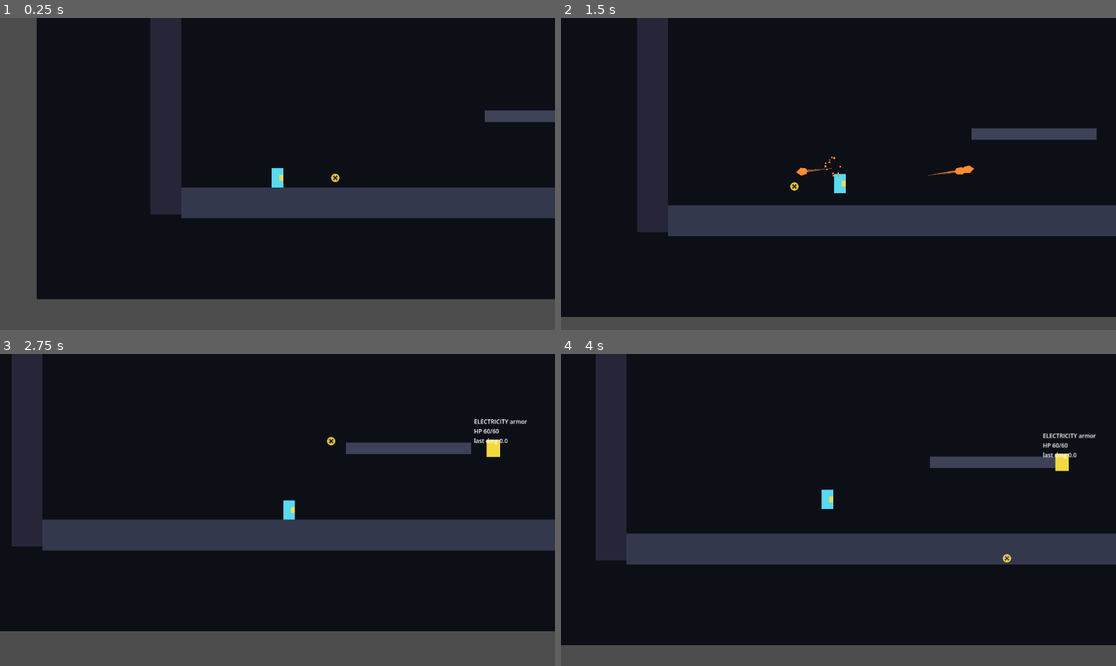
Above: before the commit, frames 1-4 (two rows, left to right).
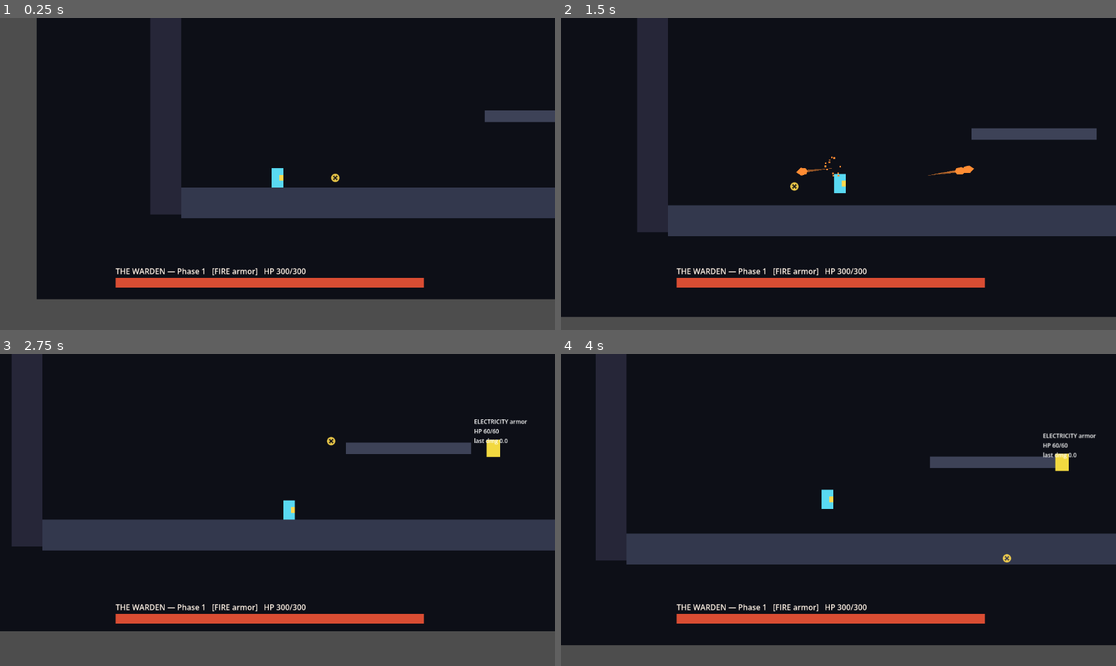
Above: after the commit, the same moments.

Repository: lordiwa/mageRage
Game: Godot game, scene res://levels/sector_01.tscn
The game is run twice, just before and just after one commit, with the same random seed, the same clock (stepped at 60 frames per second) and the same inputs.
Inputs (mouse positions are in pixels of both pictures, inside the frame that each line leads up to):
- Up to frame 1 (0.25 s): no input
- Up to frame 2 (1.5 s): tap Enter at 0.5 s; move the mouse to (960, 158) at 0.52 s; hold D (move_right) 0.53-1.25 s; tap E (cast_primary) at 0.6 s; click (960, 158) at 0.67 s; tap Space (jump) at 0.77 s; drag from (727, 189) to (927, 186) at 1.27 s
- Up to frame 3 (2.75 s): move the mouse to (333, 441) at 2.02 s; hold D (move_right) from 2.03 s (still down); tap Shift (dash) at 2.1 s
- Up to frame 4 (4 s): release D (move_right) at 2.75 s; drag from (810, 572) to (672, 463) at 2.77 s; move the mouse to (1005, 556) at 3.52 s; hold A (move_left) from 3.53 s (still down); tap 2 (element_2) at 3.6 s; tap Space (jump) at 3.77 s

The runs differ from the first frame. In frame 1, 2.1% of the frame differs, in the area x 20-77%, y 80-87%; in frame 2, 2.1%; in frame 3, 2.1%; in frame 4, 2.1%.

Commit message:
feat(TASK-029): wire Warden as sector boss + sector victory (M1 loop close)
Integrate the reused DD-010 Warden into sector_01 as the END-OF-SECTOR boss,
closing the M1 loop start -> gates -> boss -> victory in the single sector build.

- Warden: add a dormant flag (default false, arena unchanged). A dormant boss
  reports no aggro and never attacks, so the FSM stays in Patrol and it does not
  chase/fire across the level. activate() (idempotent, one-way) wakes it and
  resets the attack timer so the fight opens with a fresh telegraph.
- Sector01: instance the Warden dormant in the boss room + reuse the DD-010
  BossHUD bound to it. A Player-only, idempotent BossRoomTrigger.body_entered
  handler starts the encounter exactly once and wakes the boss; the Warden's
  defeated signal latches a SECTOR victory state and emits sector_victory.
  is_encounter_started()/is_victory()/warden() expose it for the HUD and tests.
- Death->respawn already points at the sector PlayerSpawn (DD-009): _ready snaps
  the hero to the marker and records it as the respawn anchor; a test pins this.

Tests: deterministic unit coverage (trigger starts/idempotent/player-only,
dormancy, defeat -> sector victory + signal, DD-009 respawn, BossHUD binding)
plus a suite-safe real-physics reachability test (held-axis input only) that
flies the hero over the flight-only boss-wall gap into the real trigger and
asserts the encounter starts. Renamed the started-state query to
is_encounter_started() to avoid the GDScript signal/method namespace clash.

Co-Authored-By: Claude Opus 4.8 (1M context) <noreply@anthropic.com>

Diff:
--- a/levels/sector_01.tscn
+++ b/levels/sector_01.tscn
@@ -7,6 +7,8 @@
 [ext_resource type="Script" path="res://scripts/ui/debug_hud.gd" id="5_hud"]
 [ext_resource type="PackedScene" uid="uid://b8mageragegate" path="res://scenes/elemental_gate.tscn" id="6_gate"]
 [ext_resource type="PackedScene" uid="uid://b8mageragezone" path="res://scenes/anti_magic_zone.tscn" id="7_zone"]
+[ext_resource type="PackedScene" uid="uid://b8mageragewrdn" path="res://scenes/warden.tscn" id="8_warden"]
+[ext_resource type="Script" path="res://scripts/ui/boss_hud.gd" id="9_bosshud"]
 
 [sub_resource type="RectangleShape2D" id="Rect_floor"]
 size = Vector2(4200, 64)
@@ -180,6 +182,10 @@
 [node name="Player" parent="." instance=ExtResource("1_player")]
 position = Vector2(200, 288)
 
+[node name="Warden" parent="." instance=ExtResource("8_warden")]
+position = Vector2(3760, 280)
+dormant = true
+
 [node name="Enemies" type="Node2D" parent="."]
 
 [node name="EmpireDrone" parent="Enemies" instance=ExtResource("3_drone")]
@@ -204,3 +210,41 @@
 offset_bottom = 96.0
 theme_override_colors/font_color = Color(0.9, 0.95, 1, 1)
 text = "STATE: —"
+
+[node name="BossHUD" type="CanvasLayer" parent="."]
+script = ExtResource("9_bosshud")
+boss_path = NodePath("../Warden")
+bar_fill_path = NodePath("BarFill")
+bar_label_path = NodePath("BarLabel")
+victory_label_path = NodePath("VictoryLabel")
+
+[node name="BarTrack" type="ColorRect" parent="BossHUD"]
+offset_left = 240.0
+offset_top = 540.0
+offset_right = 880.0
+offset_bottom = 560.0
+color = Color(0.05, 0.05, 0.08, 0.7)
+
+[node name="BarFill" type="ColorRect" parent="BossHUD"]
+offset_left = 240.0
+offset_top = 540.0
+offset_right = 880.0
+offset_bottom = 560.0
+color = Color(0.85, 0.3, 0.2, 1)
+
+[node name="BarLabel" type="Label" parent="BossHUD"]
+offset_left = 240.0
+offset_top = 514.0
+offset_right = 900.0
+offset_bottom = 538.0
+theme_override_colors/font_color = Color(1, 0.95, 0.9, 1)
+text = "THE WARDEN"
+
+[node name="VictoryLabel" type="Label" parent="BossHUD"]
+offset_left = 420.0
+offset_top = 250.0
+offset_right = 700.0
+offset_bottom = 320.0
+theme_override_colors/font_color = Color(1, 0.95, 0.5, 1)
+theme_override_font_sizes/font_size = 48
+text = "SECTOR CLEAR"
--- a/scripts/enemies/warden.gd
+++ b/scripts/enemies/warden.gd
@@ -18,6 +18,14 @@
 @export var max_health: float = 300.0
 @export var aggro_range: float = 9999.0    # arena boss: always engaged once seen
 @export var attack_range: float = 9999.0   # whole arena is in range (it's a duel)
+
+## TASK-029 sector integration: when instanced into the connected sector (sector_01)
+## the Warden is placed DORMANT so it cannot chase/fire across the whole level while
+## the hero is still traversing the gates — it only engages once the boss-room trigger
+## activates it. Defaults to FALSE so the standalone arena (arena.tscn) is unchanged: a
+## bare/arena Warden is awake from the start. A dormant Warden reports no aggro and
+## never attacks (the FSM stays in Patrol) until activate() flips this off.
+@export var dormant: bool = false
 
 ## Per-phase attack cadence (seconds between shots). P3 is faster (DD-010: "more
 ## rapid"). Indexed by phase-1 (0,1,2). Slow (DD-009) divides the effective rate.
@@ -247,6 +255,10 @@
 	return global_position.distance_to(target.global_position)
 
 func player_in_aggro_range() -> bool:
+	# TASK-029: a dormant (sector-placed, un-triggered) boss never sees the player, so
+	# the FSM stays in Patrol and it doesn't chase across the level.
+	if dormant:
+		return false
 	return DroneAi.in_aggro_range(_distance_to_target(), aggro_range)
 
 ## Chase -> Attack gate: in range AND cooldown ready (slow-adjusted, per phase). A
@@ -255,6 +267,9 @@
 func can_attack() -> bool:
 	if _won:
 		return false
+	# TASK-029: a dormant boss never fires (it hasn't been triggered yet).
+	if dormant:
+		return false
 	if not DroneAi.in_aggro_range(_distance_to_target(), attack_range):
 		return false
 	return DroneAi.cooldown_ready(_time_since_attack, phase_cooldown() / speed_multiplier())
@@ -273,6 +288,19 @@
 
 func is_defeated() -> bool:
 	return _won
+
+## TASK-029: true while the boss is placed-but-not-yet-triggered (sector integration).
+func is_dormant() -> bool:
+	return dormant
+
+## TASK-029: wake the boss so the encounter begins (the boss-room trigger calls this).
+## Idempotent and one-way — re-calling is harmless; a defeated boss stays defeated.
+## Resets the attack timer so the fight opens with a fresh telegraph, not a free shot.
+func activate() -> void:
+	if not dormant:
+		return
+	dormant = false
+	_time_since_attack = 0.0
 
 func begin_telegraph() -> void:
 	_telegraphing = true
--- a/scripts/levels/sector_01.gd
+++ b/scripts/levels/sector_01.gd
@@ -17,6 +17,19 @@
 @onready var _player: Node2D = get_node_or_null("Player")
 @onready var _player_spawn: Marker2D = get_node_or_null("PlayerSpawn")
 
+## TASK-029 boss/victory state. `_encounter_started` latches the Warden fight ON the
+## first time the hero enters the boss-room trigger (idempotent — re-entry is a no-op).
+## `_victory` latches the SECTOR win when the reused DD-010 Warden emits `defeated`,
+## closing the M1 loop (start -> gates -> boss -> victory) in this single sector build.
+var _encounter_started := false
+var _victory := false
+
+## Emitted once when the hero reaches the boss room and the Warden encounter begins —
+## lets the HUD / future tickets react with loose coupling.
+signal encounter_started
+## Emitted once when the Warden is defeated and the SECTOR victory state is reached.
+signal sector_victory
+
 
 func _ready() -> void:
 	# Snap the hero to the spawn marker so the designer can reposition PlayerSpawn in
@@ -25,6 +38,14 @@
 		_player.global_position = _player_spawn.global_position
 		if _player.has_method("record_spawn"):
 			_player.record_spawn()
+	# TASK-029: arm the boss-room entry trigger and listen for the Warden's defeat so
+	# the sector — not the arena — owns the victory state.
+	var trigger := boss_room_trigger()
+	if trigger != null and not trigger.body_entered.is_connected(_on_boss_room_entered):
+		trigger.body_entered.connect(_on_boss_room_entered)
+	var boss := warden()
+	if boss != null and not boss.defeated.is_connected(_on_warden_defeated):
+		boss.defeated.connect(_on_warden_defeated)
 
 
 ## TASK-027 anchor (read-only accessor).
@@ -40,3 +61,53 @@
 ## TASK-029 anchor: the boss-room entry trigger (Area2D that masks the Player layer).
 func boss_room_trigger() -> Area2D:
 	return get_node_or_null("BossRoomTrigger") as Area2D
+
+
+## TASK-029 anchor: the reused DD-010 Warden, instanced dormant in the boss room.
+func warden() -> Warden:
+	return get_node_or_null("Warden") as Warden
+
+
+## True once the hero has reached the boss room and the Warden encounter has begun.
+## Named distinctly from the `encounter_started` signal (GDScript shares the namespace).
+func is_encounter_started() -> bool:
+	return _encounter_started
+
+
+## True once the Warden is defeated — the SECTOR victory state (criterion 2).
+func is_victory() -> bool:
+	return _victory
+
+
+## TASK-029 boss-room trigger handler. Starts the Warden encounter exactly ONCE, and
+## only when the HERO enters (the trigger already masks the Player layer; the group
+## check guards against any stray body). Idempotent: re-entry after the fight has begun
+## is a no-op so the boss is never re-activated or re-telegraphed.
+func _on_boss_room_entered(body: Node) -> void:
+	if _encounter_started:
+		return
+	if not (body != null and body.is_in_group("player")):
+		return
+	start_boss_encounter()
+
+
+## Begin the Warden fight: latch the started state, wake the dormant boss (it now
+## chases/telegraphs/fires), and announce it. Public + idempotent so a test (or future
+## scripted trigger) can start the encounter deterministically without a physics walk.
+func start_boss_encounter() -> void:
+	if _encounter_started:
+		return
+	_encounter_started = true
+	var boss := warden()
+	if boss != null and boss.has_method("activate"):
+		boss.activate()
+	encounter_started.emit()
+
+
+## The Warden reached 0 HP (its DD-010 `defeated` signal): latch the SECTOR victory
+## state once and announce it — the win belongs to the sector, not the arena.
+func _on_warden_defeated() -> void:
+	if _victory:
+		return
+	_victory = true
+	sector_victory.emit()
--- a/test/test_sector_boss.gd
+++ b/test/test_sector_boss.gd
@@ -57,11 +57,11 @@
 	# Criterion 1: the player body entering BossRoomTrigger starts the Warden encounter.
 	var level := await _make_sector()
 	var boss := level.warden() as Warden
-	assert_false(level.encounter_started(), "the encounter has not started yet")
+	assert_false(level.is_encounter_started(), "the encounter has not started yet")
 	# Drive the trigger deterministically with the actual Player body (no physics walk).
 	var player := level.get_node("Player")
 	level.boss_room_trigger().body_entered.emit(player)
-	assert_true(level.encounter_started(),
+	assert_true(level.is_encounter_started(),
 		"a body entering the boss-room trigger starts the Warden encounter")
 	assert_false(boss.is_dormant(),
 		"starting the encounter wakes the Warden (it is no longer dormant)")
@@ -88,7 +88,7 @@
 	var stray := StaticBody2D.new()
 	add_child_autofree(stray)
 	level.boss_room_trigger().body_entered.emit(stray)
-	assert_false(level.encounter_started(),
+	assert_false(level.is_encounter_started(),
 		"a non-player body entering the trigger does not start the encounter")
 
 
--- /dev/null
+++ b/test/test_sector_boss_reachability.gd
@@ -0,0 +1,77 @@
+## TASK-029 REAL-PHYSICS reachability test for the end-of-sector boss room.
+##
+## The deterministic unit tests (test_sector_boss.gd) drive the trigger/defeat wiring
+## directly. This complements them by proving the boss room is genuinely REACHABLE in
+## the connected sector geometry: a flying hero, placed just LEFT of the BossWallLeft,
+## threads the ~98px FLIGHT-ONLY top gap over the wall, descends into the boss room, and
+## crosses into the real BossRoomTrigger Area2D — which fires its body_entered and starts
+## the Warden encounter through the ACTUAL Sector01 handler (no hand-emitted signal).
+##
+## Suite-safe per TASK-024/-028: it awaits physics frames using HELD-AXIS input only
+## (move_right / move_up via Input.action_press) — never the poisoned just_pressed edge —
+## and releases the held actions + clears the InputGate overrides in teardown, so it
+## cannot poison later input-edge tests.
+extends GutTest
+
+const SECTOR := preload("res://levels/sector_01.tscn")
+
+# Placed geometry (sector_01.tscn): BossWallLeft at (3300,70), 48x520 -> top y=-190,
+# right edge x=3324. The ceiling bottom is y=-288, leaving a ~98px flight-only gap above
+# the wall. The BossRoomTrigger sits at (3600,80) spanning 520x600 -> left edge x=3340.
+const WALL_RIGHT_X := 3324.0
+const ENTRY_X := 3260.0          # just LEFT of the wall, in the corridor
+const ENTRY_Y := -150.0          # high, near the top gap the flier must thread
+
+
+func after_each() -> void:
+	for a in ["move_right", "move_up", "move_down"]:
+		if InputMap.has_action(a):
+			Input.action_release(a)
+	InputGate.clear_test_overrides()
+
+
+func test_flying_hero_reaches_the_boss_room_and_starts_the_encounter() -> void:
+	var level := SECTOR.instantiate()
+	add_child_autofree(level)
+	await get_tree().process_frame
+	var sector := level as Sector01
+	var player: Node2D = level.get_node_or_null("Player")
+	var sm = player.get_node_or_null("StateMachine")
+	assert_not_null(player, "the sector has a Player")
+	assert_not_null(sm, "the Player has a StateMachine")
+	assert_false(sector.is_encounter_started(), "the encounter is not started before traversal")
+
+	# Place the flier high, just left of the boss wall, and drive it into FlightState
+	# through the real StateMachine. Flight is available from the start (DD-011), and the
+	# boss room is past the anti-magic zone, so no suppression applies here.
+	player.global_position = Vector2(ENTRY_X, ENTRY_Y)
+	player.velocity = Vector2.ZERO
+	sm._on_transition_requested(sm.current_state, "FlightState")
+
+	# Hold RIGHT throughout; hold UP to thread the top gap over the wall, then swap to
+	# DOWN to descend INTO the boss room (and the trigger's y-span) instead of skimming
+	# the ceiling above it. Flight has no gravity, so an explicit down-axis is required.
+	Input.action_press("move_right")
+	Input.action_press("move_up")
+	var max_x: float = player.global_position.x
+	for i in range(360):
+		await get_tree().physics_frame
+		# Once past the wall, dive: release UP and hold DOWN so the flier drops into the
+		# boss room's vertical band where the trigger detects it.
+		if i == 50:
+			Input.action_release("move_up")
+			Input.action_press("move_down")
+		max_x = maxf(max_x, player.global_position.x)
+		if sector.is_encounter_started():
+			break
+	Input.action_release("move_right")
+	Input.action_release("move_up")
+	Input.action_release("move_down")
+
+	assert_gt(max_x, WALL_RIGHT_X,
+		"the flier threads the top gap and clears the boss wall (max x %.1f > %.1f)"
+		% [max_x, WALL_RIGHT_X])
+	assert_true(sector.is_encounter_started(),
+		"reaching the boss room (entering the real trigger) starts the Warden encounter")
+	assert_false((sector.warden() as Warden).is_dormant(),
+		"the Warden wakes once the hero physically reaches the boss room")
Not shown: 1 places in levels/sector_01.tscn that only renumber resources
Not shown, added: test/test_sector_boss.gd.uid
Not shown, added: test/test_sector_boss_reachability.gd.uid
